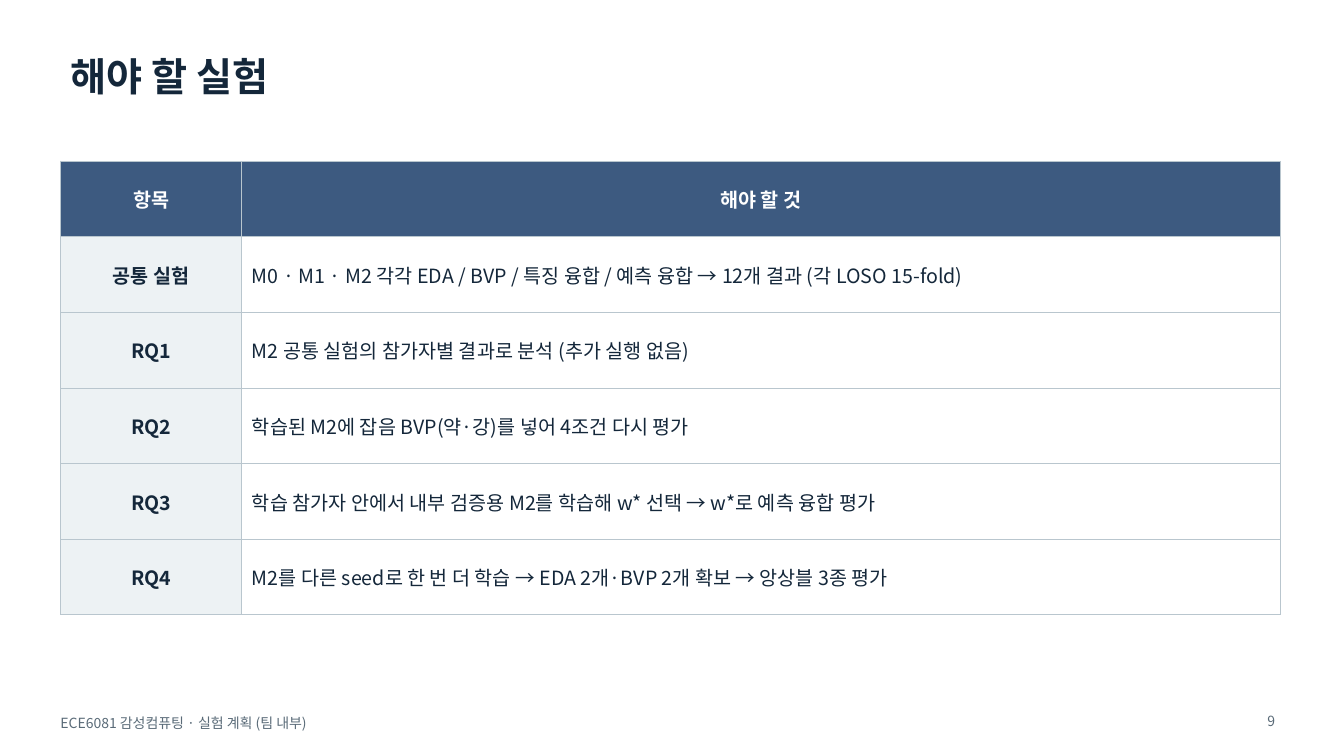
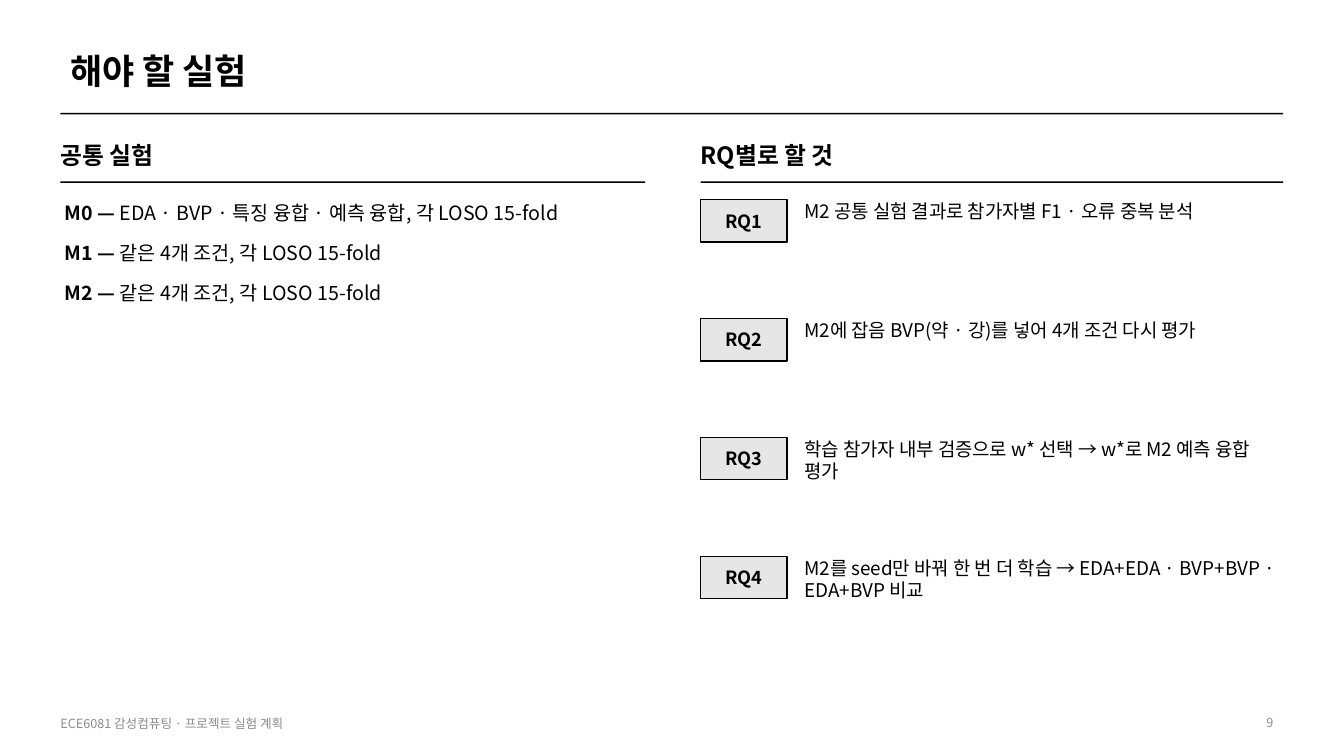
Before and after one commit to HuiJongJung/ece6081-affective-computing, a slide deck: slide 9 of docs/experiment_plan.pptx. Drawn at 1344x756 pixels with LibreOffice and Linux fonts; fonts in the diff are those of the drawing. Boxes give left, top, right and bottom in pixels: in the first picture for what was removed or moved away, otherwise in the second. Text is boxed around its words. In the diff, an @@ line names an element or a change of style, - is before the commit and + after.

```diff
--- a/docs/experiment_plan.pptx
+++ b/docs/experiment_plan.pptx
@@ title "해야 할 실험" at box(70, 54, 247, 87): size 28 to 25 pt, text colour #14273A to #000000 @@
@@ rectangle added at box(60, 113, 1284, 114), fill #000000 @@
@@ text added at box(60, 144, 154, 166), 17 pt, text #000000, bold @@
+공통 실험
@@ text added at box(701, 144, 834, 169), 17 pt, text #000000, bold @@
+RQ별로 할 것
@@ table removed at box(60, 161, 1280, 593), 6 rows, 2 columns @@
-항목 | 해야 할 것
-공통 실험 | M0 · M1 · M2 각각 EDA / BVP / 특징 융합 / 예측 융합 → 12개 결과 (각 LOSO 15-fold)
-RQ1 | M2 공통 실험의 참가자별 결과로 분석 (추가 실행 없음)
-RQ2 | 학습된 M2에 잡음 BVP(약·강)를 넣어 4조건 다시 평가
-RQ3 | 학습 참가자 안에서 내부 검증용 M2를 학습해 w* 선택 → w*로 예측 융합 평가
-RQ4 | M2를 다른 seed로 한 번 더 학습 → EDA 2개·BVP 2개 확보 → 앙상블 3종 평가
@@ rectangle added at box(60, 181, 645, 182), fill #000000 @@
@@ text added at box(65, 203, 558, 304), 14 pt, text #000000 @@
+– M0 — EDA · BVP · 특징 융합 · 예측 융합, 각 LOSO 15-fold
+– M1 — 같은 4개 조건, 각 LOSO 15-fold
+– M2 — 같은 4개 조건, 각 LOSO 15-fold
@@ rectangle added at box(701, 181, 1284, 182), fill #000000 @@
@@ rectangle added at box(701, 200, 787, 242), fill #E6E6E6, outline #000000 1 pt, 13 pt, text #000000, bold @@
+RQ1
@@ text added at box(804, 202, 1194, 220), 13.5 pt, text #000000 @@
+M2 공통 실험 결과로 참가자별 F1 · 오류 중복 분석
@@ rectangle added at box(701, 319, 787, 361), fill #E6E6E6, outline #000000 1 pt, 13 pt, text #000000, bold @@
+RQ2
@@ text added at box(804, 321, 1197, 341), 13.5 pt, text #000000 @@
+M2에 잡음 BVP(약 · 강)를 넣어 4개 조건 다시 평가
@@ rectangle added at box(701, 438, 787, 480), fill #E6E6E6, outline #000000 1 pt, 13 pt, text #000000, bold @@
+RQ3
@@ text added at box(804, 440, 1250, 480), 13.5 pt, text #000000 @@
+학습 참가자 내부 검증으로 w* 선택 → w*로 M2 예측 융합 평가
@@ rectangle added at box(701, 557, 787, 599), fill #E6E6E6, outline #000000 1 pt, 13 pt, text #000000, bold @@
+RQ4
@@ text added at box(804, 559, 1260, 599), 13.5 pt, text #000000 @@
+M2를 seed만 바꿔 한 번 더 학습 → EDA+EDA · BVP+BVP · EDA+BVP 비교
@@ text at box(60, 717, 283, 729): text changed; size 10 to 9 pt; text colour #5A6B78 to #8C8C8C @@
-ECE6081 감성컴퓨팅 · 실험 계획 (팀 내부)
+ECE6081 감성컴퓨팅 · 프로젝트 실험 계획
@@ page number at box(1266, 717, 1273, 727): size 10 to 9 pt, text colour #5A6B78 to #8C8C8C @@
```
Also in this commit, not shown: 13 other slides changed, 1 slide added, 2 slides removed.
